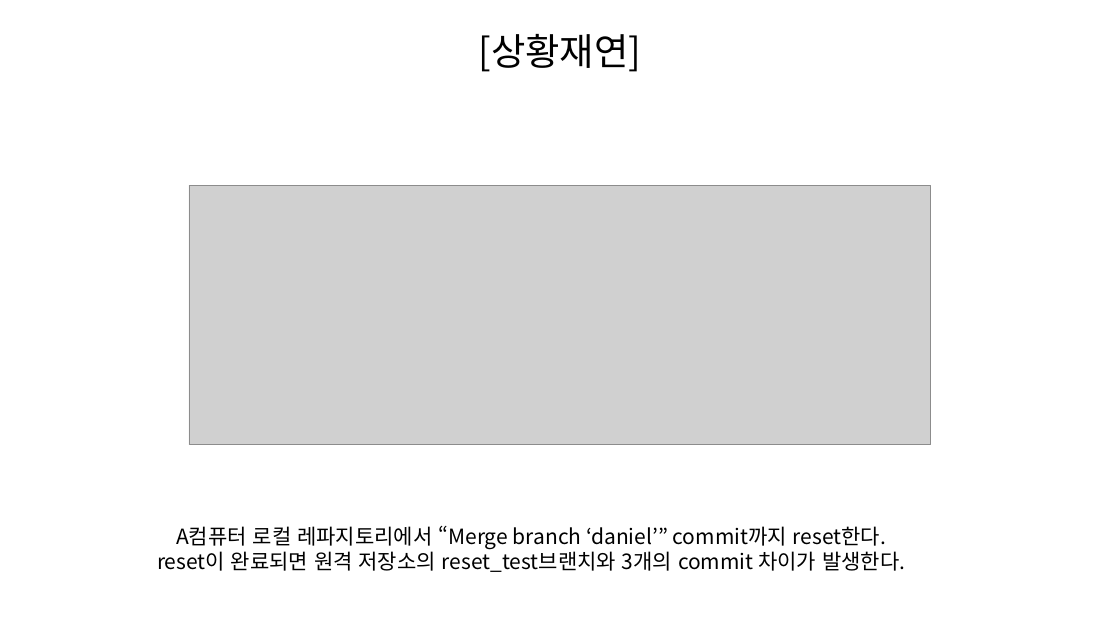
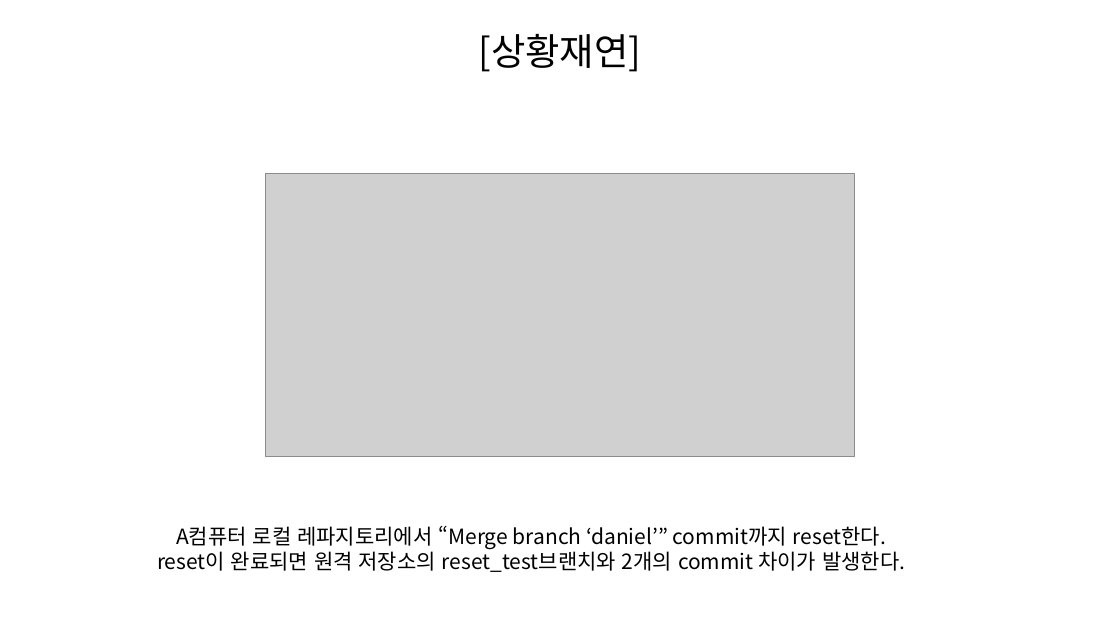
Before and after one commit to SeungHeeNoh/study_well, a slide deck: slide 45 of docs/8. git reset과 revert.pptx (slide 44 before the commit). Drawn at 1120x630 pixels with LibreOffice and Linux fonts; fonts in the diff are those of the drawing; grey boxes stand for pictures. Boxes give left, top, right and bottom in pixels: in the first picture for what was removed or moved away, otherwise in the second. Text is boxed around its words. In the diff, an @@ line names an element or a change of style, - is before the commit and + after.

Commit message:
docs : reset 상황 재연 내용 업데이트
reset 상황 재연 내용 업데이트

```diff
--- a/docs/8. git reset과 revert.pptx
+++ b/docs/8. git reset과 revert.pptx
@@ picture: place and size @@
-picture at (189,185,931,444)
+picture at (266,173,854,457)
@@ text at (157,548,905,572): text changed @@
-reset이 완료되면 원격 저장소의 reset_test브랜치와 3개의 commit 차이가 발생한다.
+reset이 완료되면 원격 저장소의 reset_test브랜치와 2개의 commit 차이가 발생한다.
```
Also in this commit, not shown: 1 other slide changed, 2 slides added.
